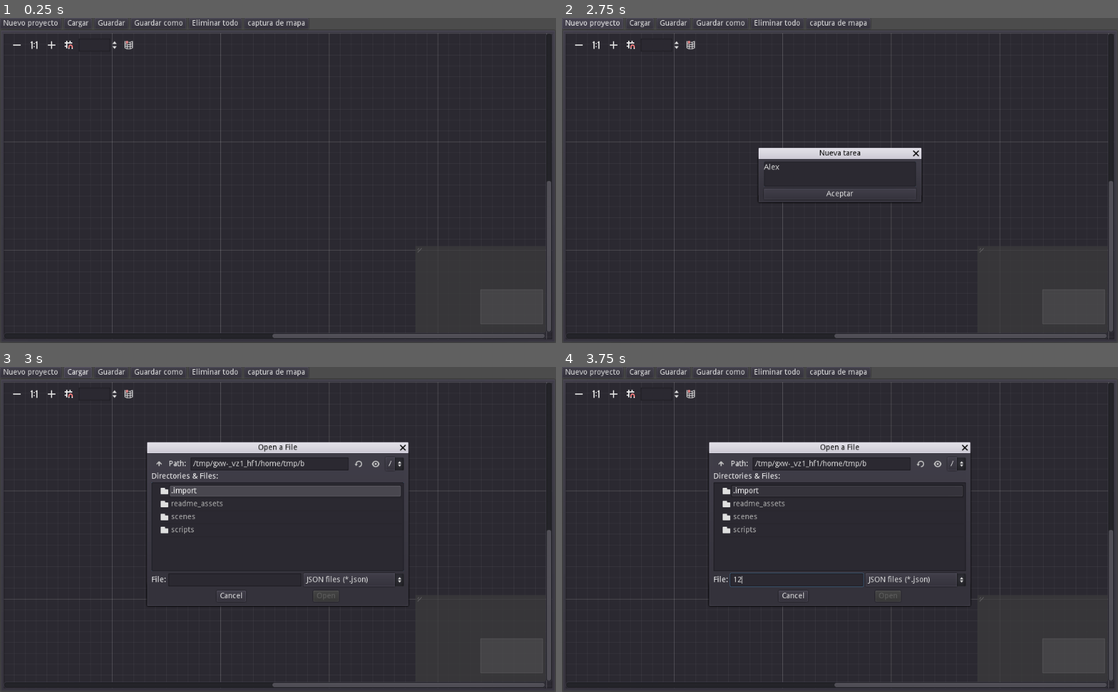
Above: before the commit, frames 1-4 (two rows, left to right).
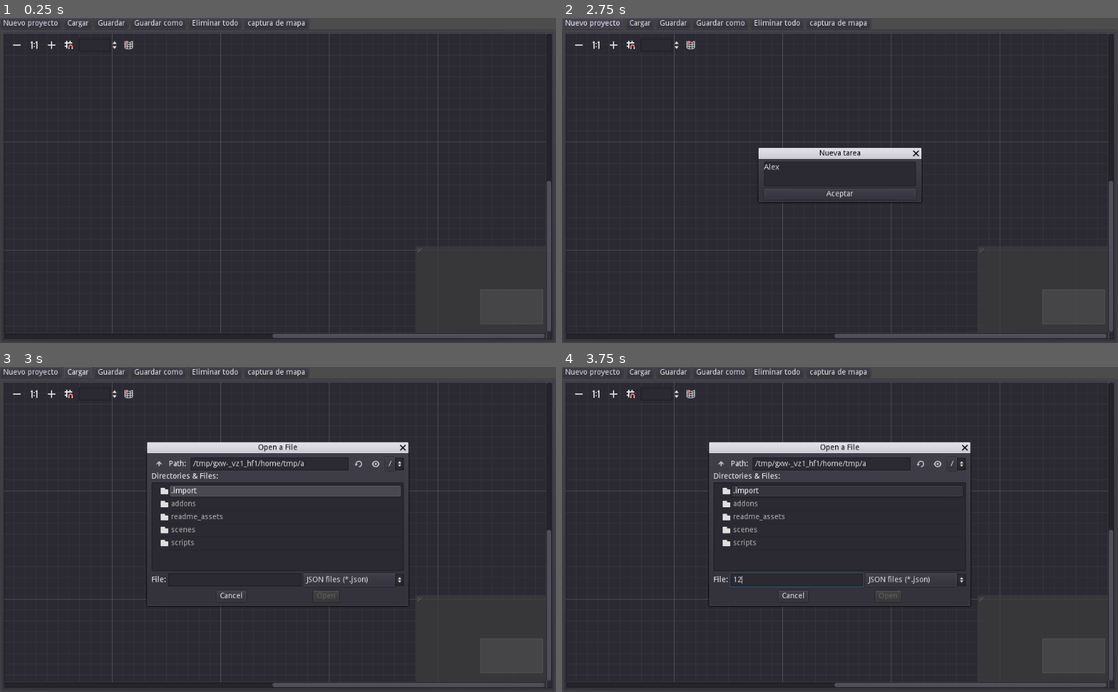
Above: after the commit, the same moments.

Repository: andresleonardobg/go-do
Game: Godot game, scene res://scenes/mentalMap.tscn
Same seed, same stepped clock (60 frames per second), same inputs: the game is played once before the commit and once after it.
Inputs (mouse positions are in pixels of both pictures, inside the frame that each line leads up to):
- Up to frame 1 (0.25 s): no input
- Up to frame 2 (2.75 s): click "Nuevo proyecto" at 0.5 s; click (840, 174) at 1.27 s; type "Alex" at 1.35 s; click "Nuevo proyecto" at 2 s
- Up to frame 3 (3 s): click "Cargar" at 2.75 s
- Up to frame 4 (3.75 s): click (795, 581) at 3.52 s; type "12" at 3.6 s

Frames 1-2 are identical in both runs. In frame 3, 0.3% of the frame differs, in the area x 28-55%, y 28-56%; in frame 4, 0.3%.

Commit message:
create plugin

Diff:
--- a/scenes/mentalMap.tscn
+++ b/scenes/mentalMap.tscn
@@ -74,8 +74,6 @@
 mouse_default_cursor_shape = 16
 size_flags_horizontal = 3
 size_flags_vertical = 3
-zoom_min = 1.0
-zoom_max = 1.0
 
 [node name="list_of_tasks" parent="HSplitContainer" instance=ExtResource( 1 )]
 visible = false
@@ -132,6 +130,7 @@
 margin_bottom = 282.0
 size_flags_horizontal = 5
 size_flags_vertical = 5
+window_title = "Guardar un Archivo"
 resizable = true
 access = 2
 show_hidden_files = true
--- a/scripts/mentalMap.gd
+++ b/scripts/mentalMap.gd
@@ -39,10 +39,10 @@
 		new_proyect.disabled = true
 
 
-func _input(_event: InputEvent) -> void:
-	if window_new_task.visible && text_task.text != "":
-		if Input.is_action_just_pressed("go-do_accept"):
-			create_new_nodeTask()
+# func _input(_event: InputEvent) -> void:
+# 	if window_new_task.visible && text_task.text != "":
+# 		if Input.is_action_just_pressed("go-do_accept"):
+# 			create_new_nodeTask()
 
 
 #functions
Not shown, added: addons/go-do/scenes/GraphNode.tscn
Not shown, added: addons/go-do/scenes/mindMap.tscn
Not shown, added: addons/go-do/scripts/mindMap.gd
Not shown, added: export_presets.cfg
Binary file added: mindmap.png
Not shown, added: mindmap.png.import
